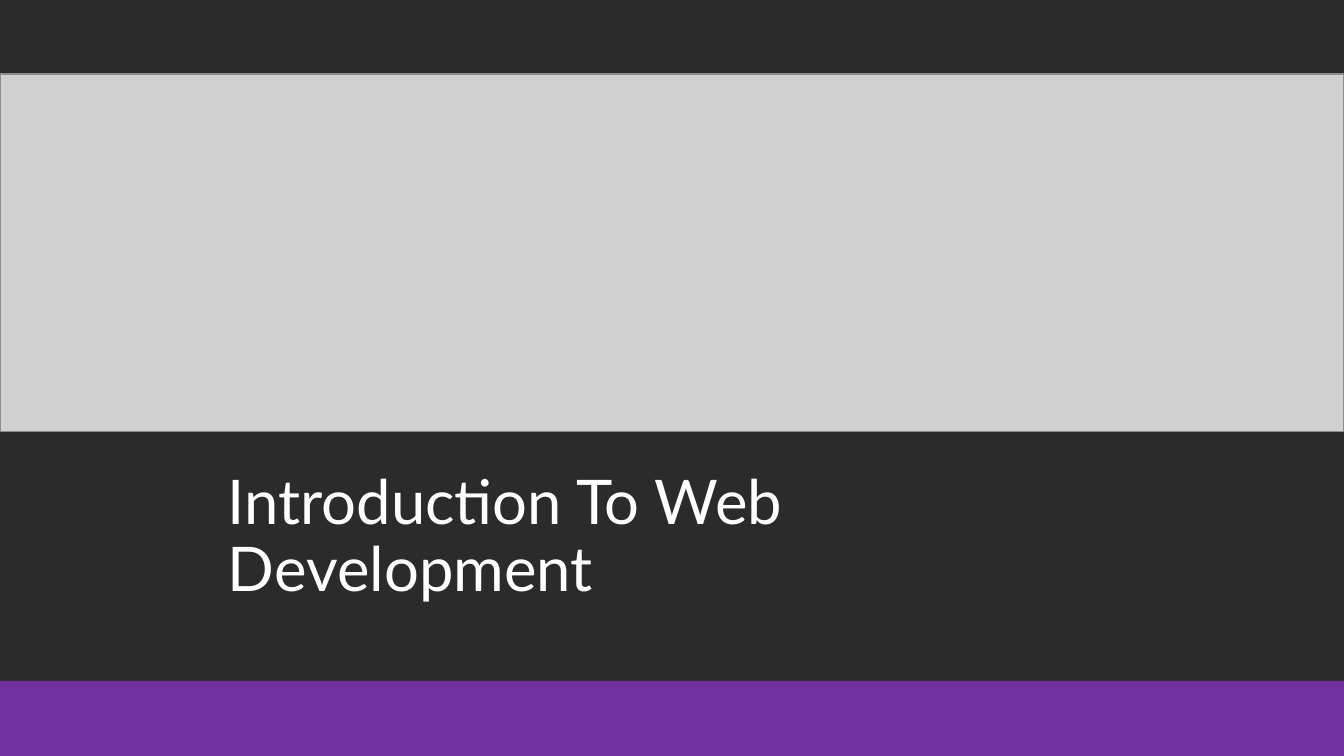
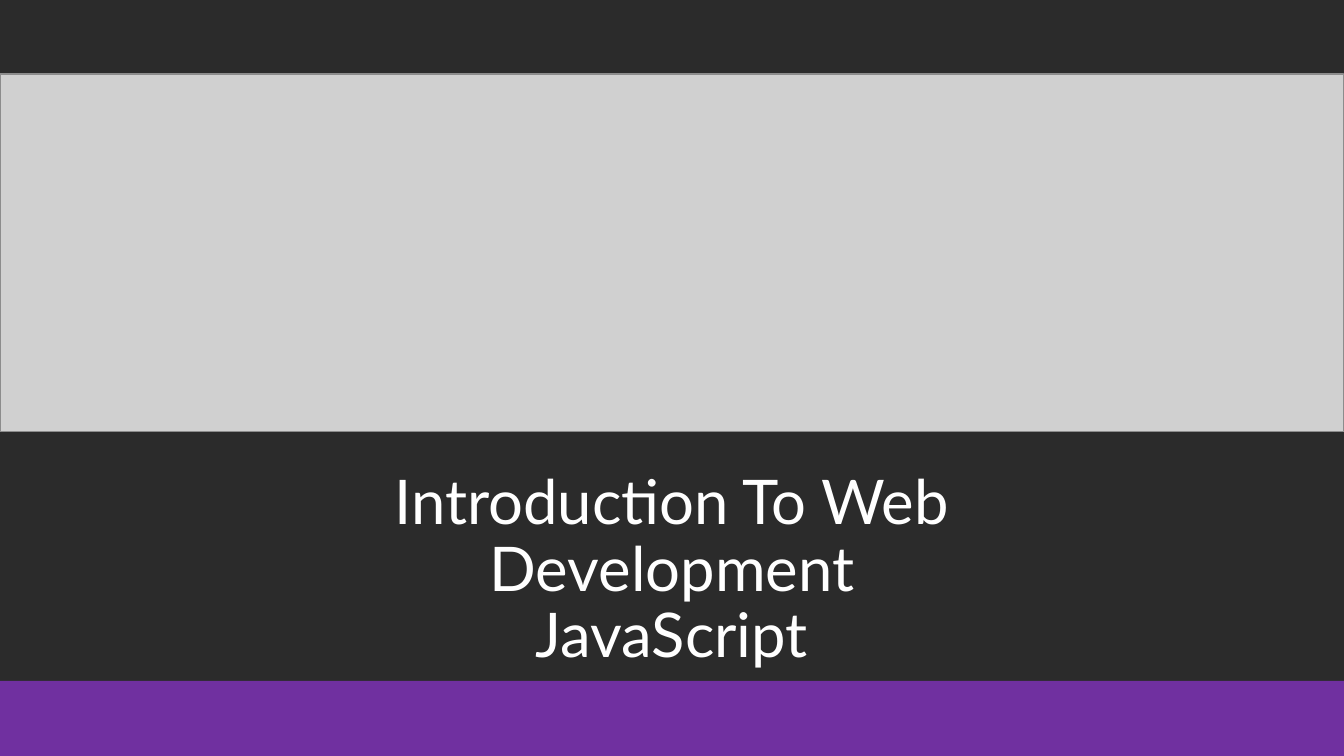
Before and after one commit to stho382/Intro-To-Web-Developement, a slide deck: slide 1 of presentation_slides/JavaSript.pptx. Drawn at 1344x756 pixels with LibreOffice and Linux fonts; fonts in the diff are those of the drawing; grey boxes stand for pictures; background and template pictures are left out; a plain dark background stands for a picture behind light text. Boxes give left, top, right and bottom in pixels: in the first picture for what was removed or moved away, otherwise in the second. Text is boxed around its words. In the diff, an @@ line names an element or a change of style, - is before the commit and + after.

```diff
--- a/presentation_slides/JavaSript.pptx
+++ b/presentation_slides/JavaSript.pptx
@@ text at <box>395,478,949,602</box>: alignment left to centre @@
@@ text at <box>536,612,808,668</box>: paragraph added @@
+JavaScript
```
Also in this commit, not shown: 1 other file.
